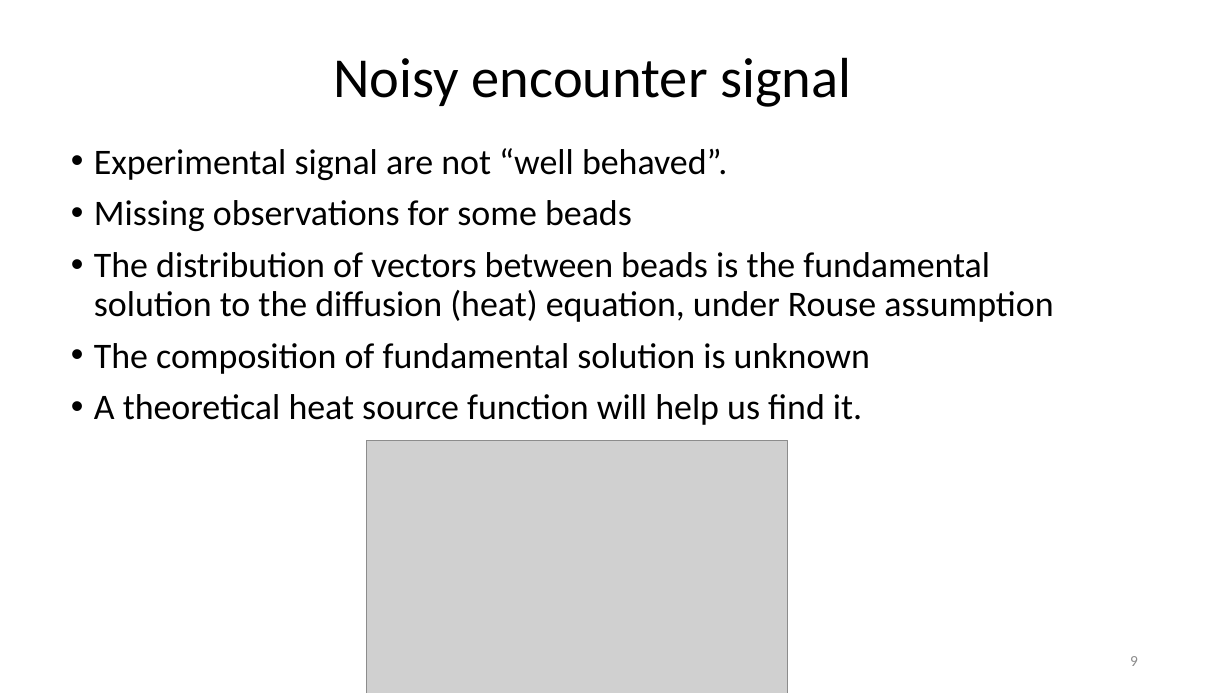
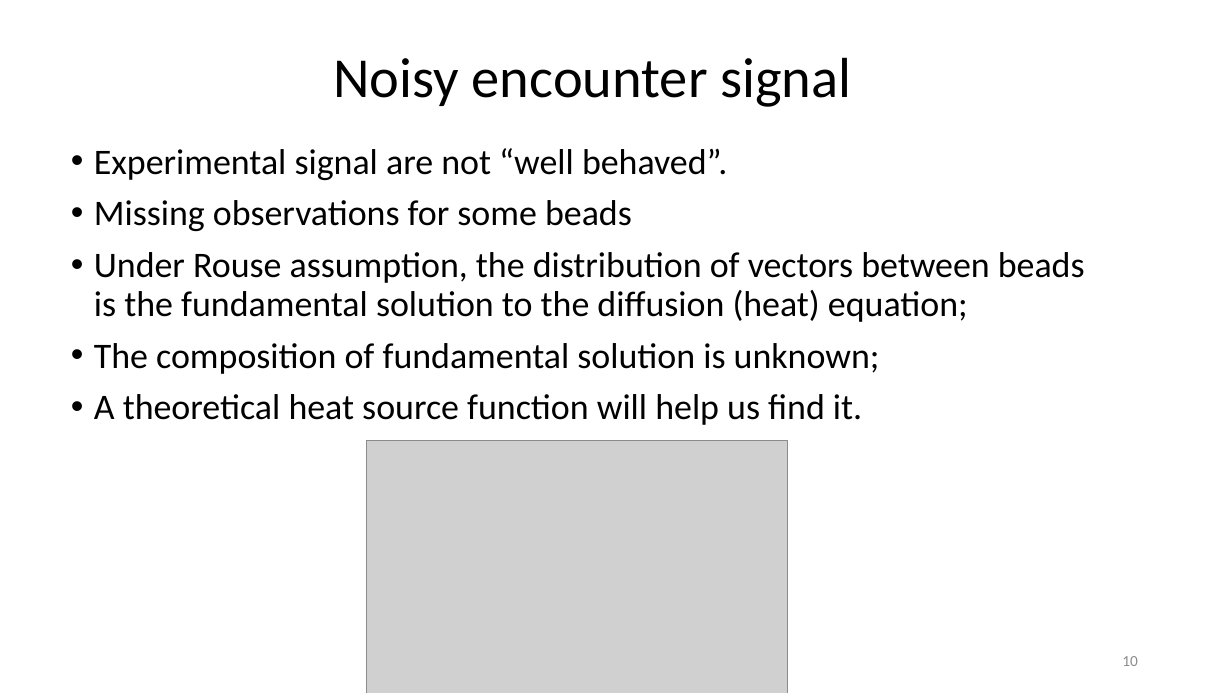
Before and after one commit to zhaENS/Project, a slide deck: slide 10 of Documents/lab Meetings/24-03-15/Polymer Reconstruction Using the HiC Experiments.pptx (slide 9 before the commit). Drawn at 1232x693 pixels with LibreOffice and Linux fonts; fonts in the diff are those of the drawing; grey boxes stand for pictures. Boxes give left, top, right and bottom in pixels: in the first picture for what was removed or moved away, otherwise in the second. Text is boxed around its words. In the diff, an @@ line names an element or a change of style, - is before the commit and + after.

Commit message:
presentation finished

```diff
--- a/Documents/lab Meetings/24-03-15/Polymer Reconstruction Using the HiC Experiments.pptx
+++ b/Documents/lab Meetings/24-03-15/Polymer Reconstruction Using the HiC Experiments.pptx
@@ text at box(94, 252, 1085, 374): text changed @@
-• The distribution of vectors between beads is the fundamental solution to the diffusion (heat) equation, under Rouse assumption
-• The composition of fundamental solution is unknown
+• Under Rouse assumption, the distribution of vectors between beads is the fundamental solution to the diffusion (heat) equation;
+• The composition of fundamental solution is unknown;
@@ page number at box(1122, 656, 1138, 666): text changed @@
-9
+10
```
Also in this commit, not shown: 10 other slides changed, 2 slides added, 8 other files.
